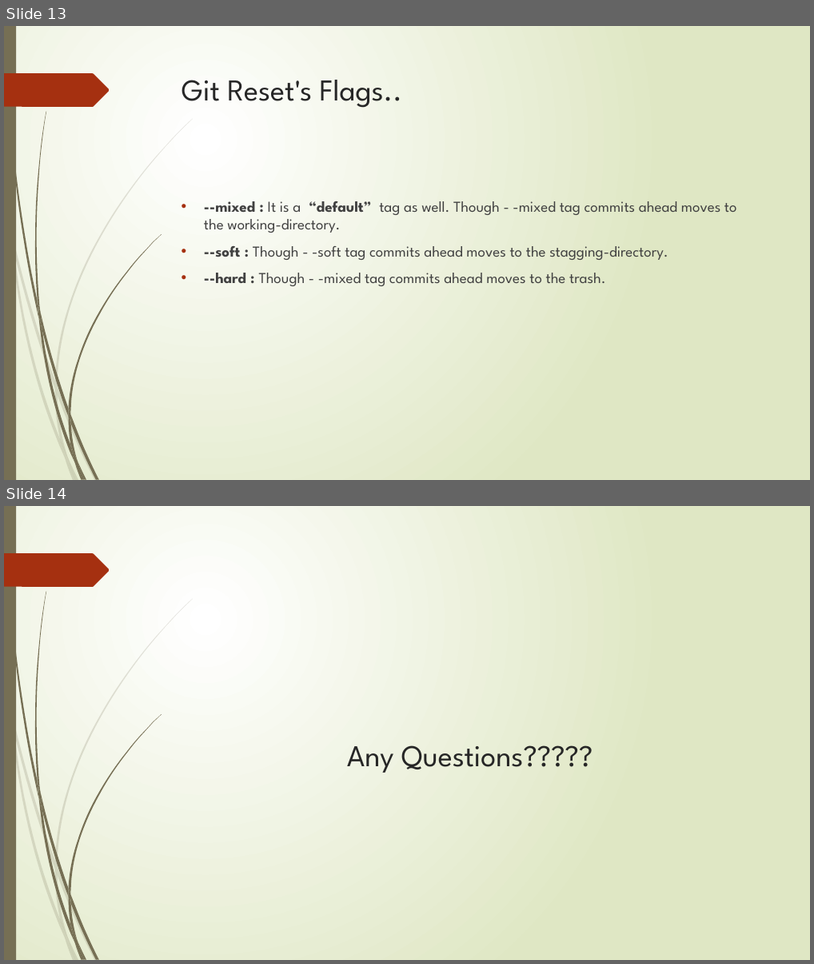
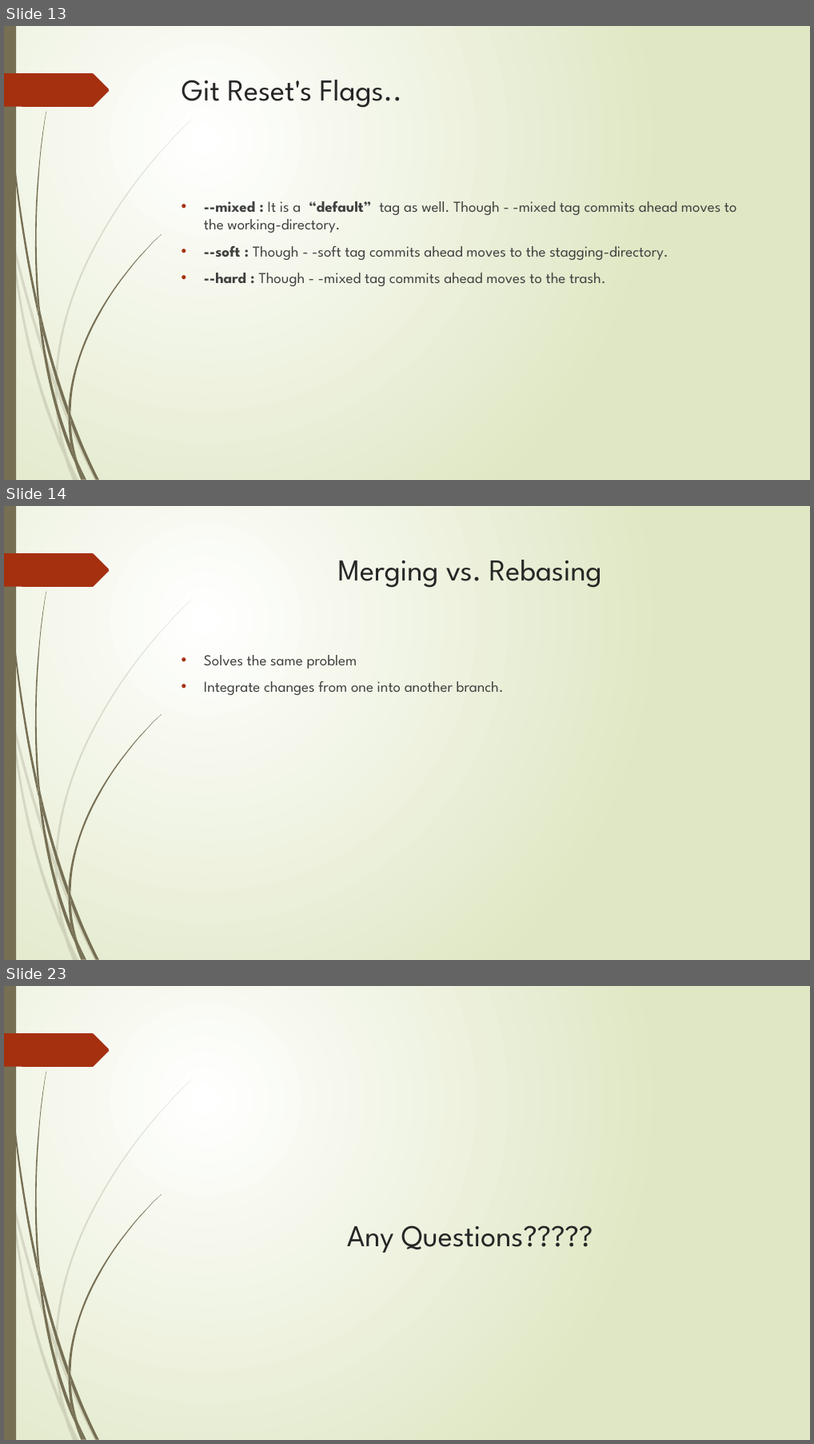
Before and after one commit to saad-janjua/assignment, a slide deck: Version Control with Git.pptx. Shown one above the other, each under a label of ours: slides 13 and 14 before the commit, slides 13, 14 and 23 after it; the slides between them are not shown. The pictures are 814x964 and 814x1444 pixels, drawn with LibreOffice and Linux fonts; fonts in the diff are those of the drawing. Boxes give left, top, right and bottom in pixels: in the first picture for what was removed or moved away, otherwise in the second. Text is boxed around its words. In the diff, an @@ line names an element or a change of style, - is before the commit and + after.

```diff
--- a/Version Control with Git.pptx
+++ b/Version Control with Git.pptx
@@ slide 14 added at (4, 506, 810, 960), background gradient #FFFFFF to #DFE8C4; not listed: 24 template elements that a slide beside it also shows @@
@@ title added at (338, 560, 602, 588), 36 pt, text #262626 @@
+Merging vs. Rebasing
@@ text added at (204, 655, 504, 695), 18 pt, text #404040 @@
+• Solves the same problem
+• Integrate changes from one into another branch.
@@ what was slide 14 is now slide 23 @@
```
Also in this commit, not shown: 4 slides changed, 8 other slides added.
